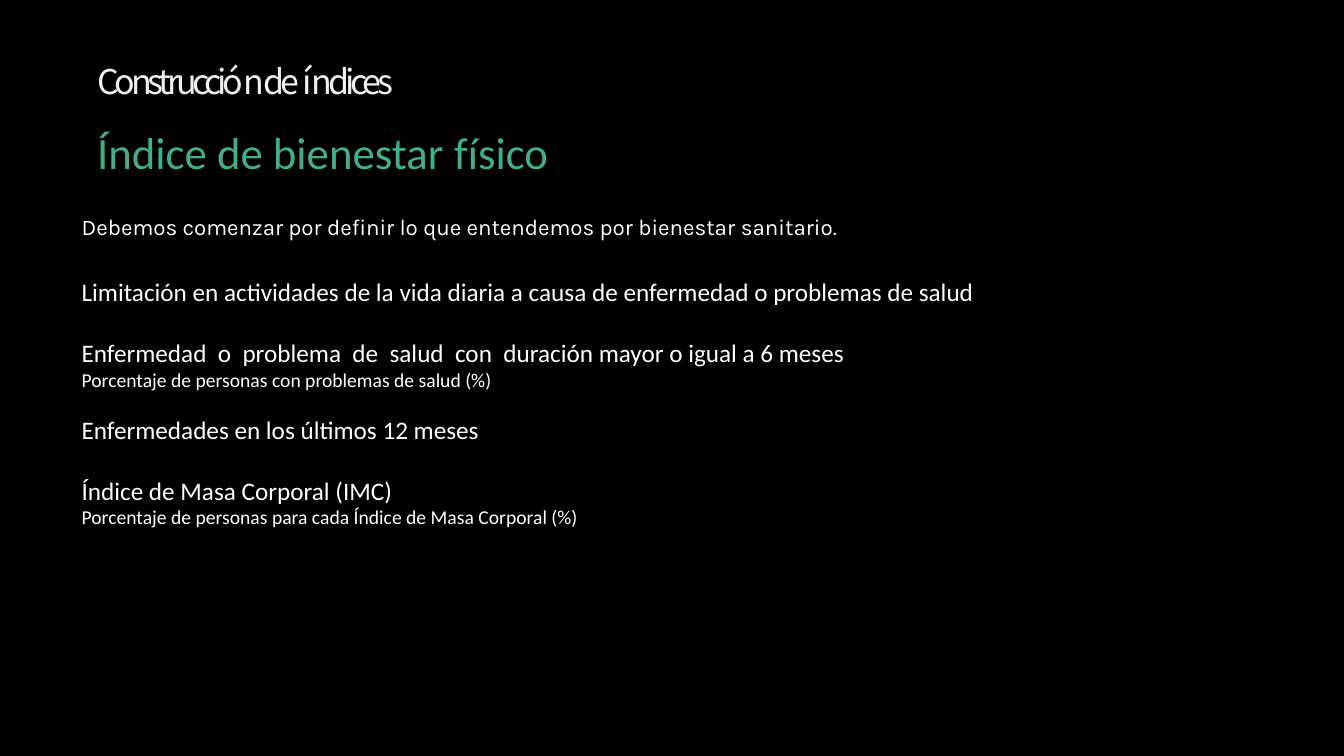
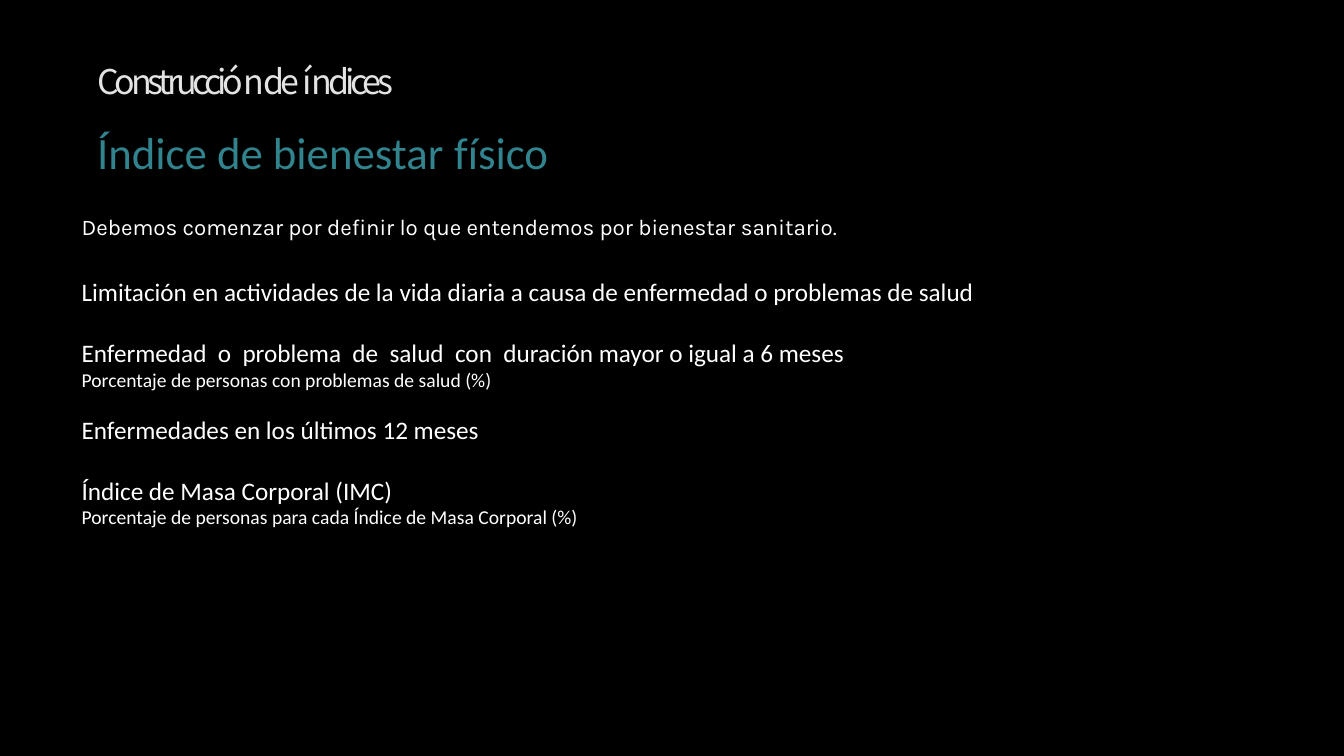
Before and after one commit to Sud-Austral/ds_indices, a slide deck: slide 18 of indices.pptx (slide 12 before the commit). Drawn at 1344x756 pixels with LibreOffice and Linux fonts; fonts in the diff are those of the drawing; background and template pictures are left out. Boxes give left, top, right and bottom in pixels: in the first picture for what was removed or moved away, otherwise in the second. Text is boxed around its words. In the diff, an @@ line names an element or a change of style, - is before the commit and + after.

```diff
--- a/indices.pptx
+++ b/indices.pptx
@@ text "Índice de bienestar físico" at (97,132,548,170): text colour #41AE8F to #31828E @@
```
Also in this commit, not shown: 20 other slides changed, 14 slides added, 7 slides removed.
